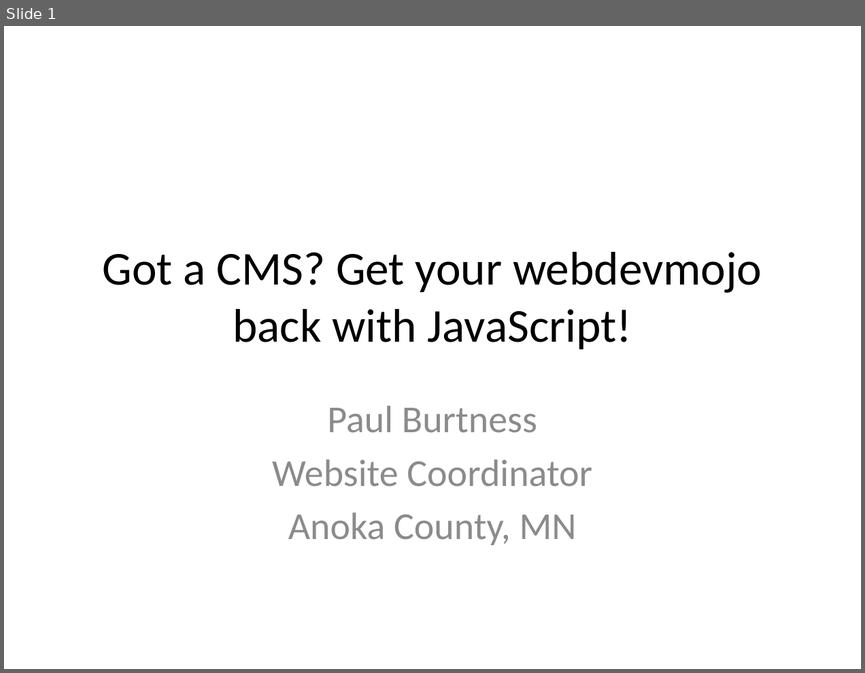
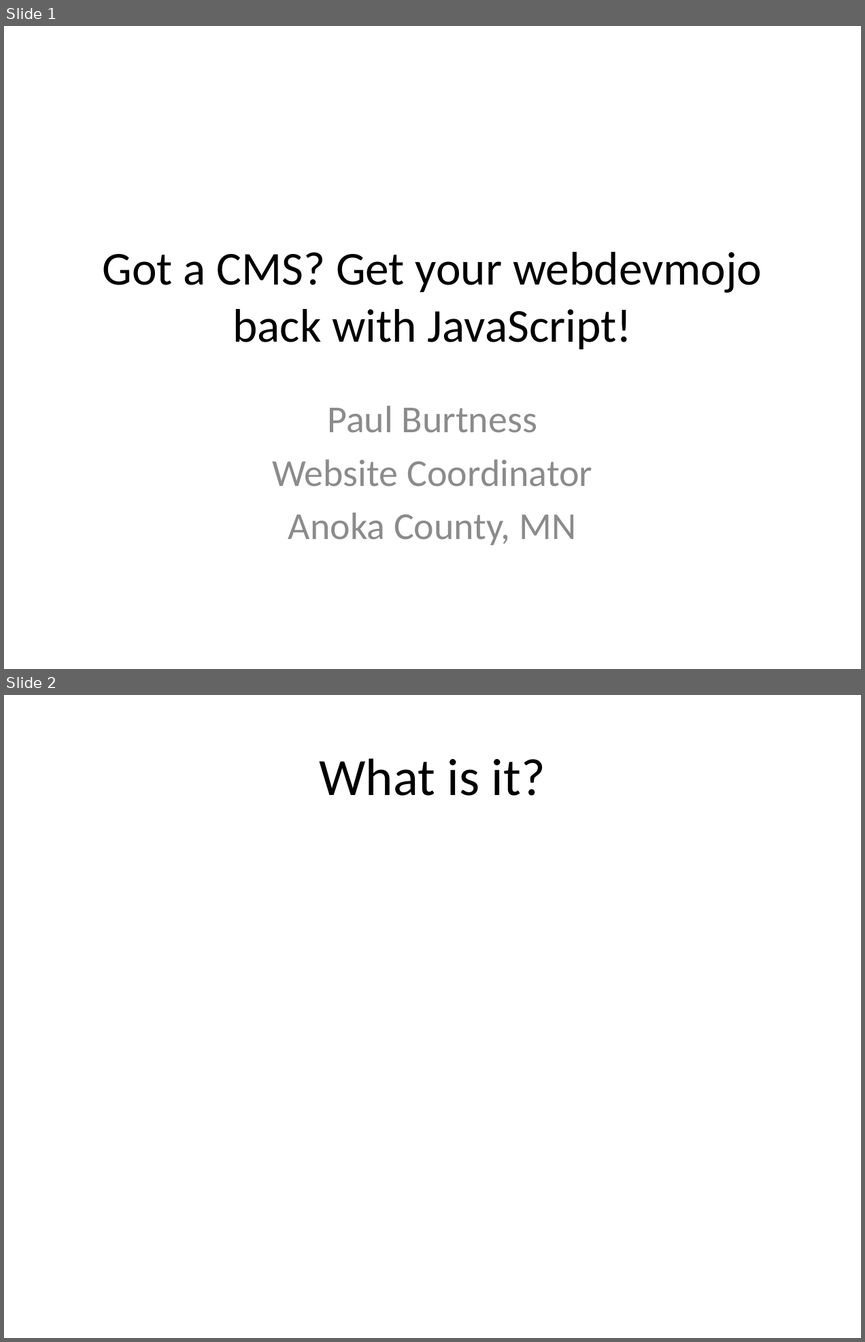
Before and after one commit to paul-burtness/webdevmojo, a slide deck: webdevmojo.pptx. Shown one above the other, each under a label of ours: slide 1 before the commit, slides 1 and 2 after it. The pictures are 865x673 and 865x1342 pixels, drawn with LibreOffice and Linux fonts; fonts in the diff are those of the drawing. Boxes give left, top, right and bottom in pixels: in the first picture for what was removed or moved away, otherwise in the second. Text is boxed around its words. In the diff, an @@ line names an element or a change of style, - is before the commit and + after.

Commit message:
Added more slides

```diff
--- a/webdevmojo.pptx
+++ b/webdevmojo.pptx
@@ slide 2 added at [4, 695, 861, 1338], background #FFFFFF @@
@@ title added at [320, 758, 545, 796], 44 pt, text #000000 @@
+What is it?
```
Also in this commit, not shown: 8 other slides added.
